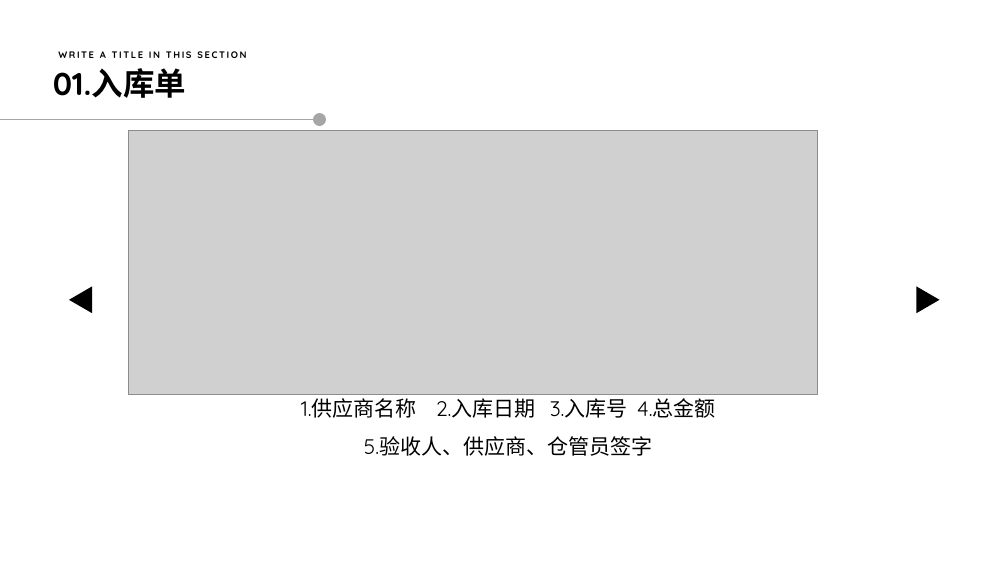
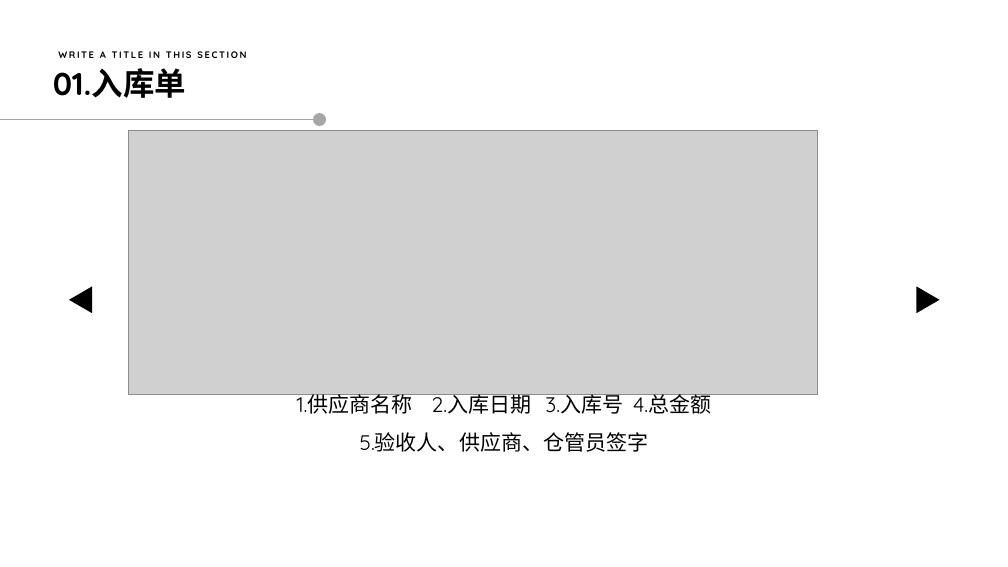
Before and after one commit to qq840937370/Automation_CodeReading, a slide deck: slide 4 of Docs/结算组单据电子审核重点.pptx. Drawn at 1008x567 pixels with LibreOffice and Linux fonts; fonts in the diff are those of the drawing; grey boxes stand for pictures. Boxes give left, top, right and bottom in pixels: in the first picture for what was removed or moved away, otherwise in the second. Text is boxed around its words. In the diff, an @@ line names an element or a change of style, - is before the commit and + after.

```diff
--- a/Docs/结算组单据电子审核重点.pptx
+++ b/Docs/结算组单据电子审核重点.pptx
@@ text "1.供应商名称 2.入库日期 3.入库号 4.总金额": place and size @@
-text "1.供应商名称 2.入库日期 3.入库号 4.总金额" at bbox=[301, 398, 716, 456]
+text "1.供应商名称 2.入库日期 3.入库号 4.总金额" at bbox=[297, 391, 712, 452]
```
Also in this commit, not shown: 1 other file.
